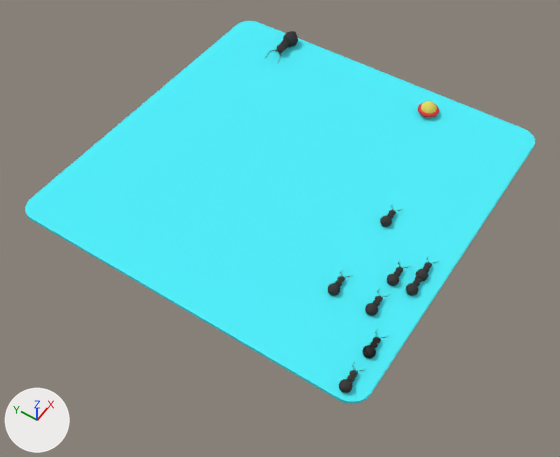
The Blender file ant/project.blend, before and after one commit.
The view is the same before and after, from a 50 mm lens placed at (-14.5, -5.6, 29.2), pointed at (7.0, 8.7, -1.4). Lighting does not change. The marker at lower left points along +X, +Y and +Z.

The older version as bpy lines, for what is in view:
```python
ob_ants1 = bpy.data.objects.new('ants1', me_fire_ant_132)
ob_ants1.location = (1.0, 1.0, 0.0)
ob_ants5 = bpy.data.objects.new('ants5', me_fire_ant_136)
ob_ants5.location = (7.0, 1.0, 0.0)
ob_ants6 = bpy.data.objects.new('ants6', me_fire_ant_137)
ob_ants6.location = (7.0, 2.0, 0.0)
ob_ants7 = bpy.data.objects.new('ants7', me_fire_ant_138)
ob_ants7.location = (8.0, 1.0, 0.0)
ob_ants8 = bpy.data.objects.new('ants8', me_fire_ant_139)
ob_ants8.location = (5.0, 2.0, 0.0)
ob_ants9 = bpy.data.objects.new('ants9', me_fire_ant_140)
ob_ants9.location = (10.0, 4.0, 0.0)
ob_cube = bpy.data.objects.new('Cube', me_cube_001)
ob_cube.location = (10.2, 9.57, -0.29)
ob_cube.scale = (10.0, 10.0, 0.1)
ob_fire_ant = bpy.data.objects.new('Fire_Ant', me_fire_ant)
ob_fire_ant.location = (18.09, 15.99, 0.23)
ob_fire_ant.rotation_mode = 'AXIS_ANGLE'
ob_fire_ant.rotation_axis_angle = (3.142, 0.0, 0.0, 1.0)
ob_fire_ant.scale = (1.61, 1.61, 1.61)
ob_food = bpy.data.objects.new('Food', me_sphere_005)
ob_food.location = (18.0, 6.0, -0.13)
ob_food.scale = (0.483, 0.483, 0.483)
```
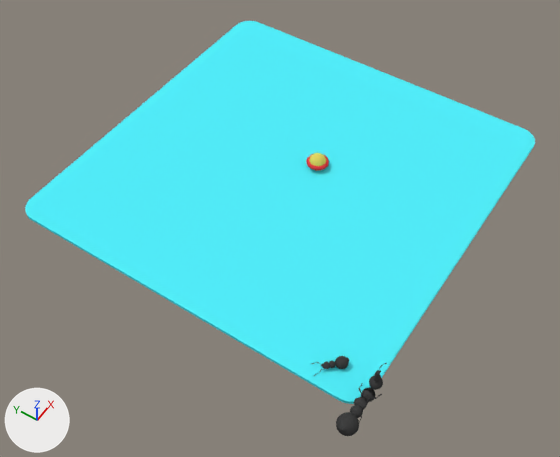
Changed parts and their boxes [x1, y1, x2, y2] in the pictures (560 x 457 px):
'Fire_Ant', moved, turned: before [265, 31, 298, 63]; after [336, 383, 382, 436]
'Food', moved: before [418, 101, 439, 118]; after [306, 153, 329, 171]
'ants3', moved, turned: before [328, 272, 353, 296]; after [312, 356, 349, 376]
'ants1', moved, turned: before [339, 362, 365, 393]; after [369, 363, 387, 390]
'ants4', moved, turned: before [362, 330, 386, 358]; after [349, 387, 375, 423]
'ants8', deleted: before [365, 290, 389, 316]
'ants6', deleted: before [387, 261, 411, 286]
'ants5', deleted: before [406, 275, 430, 296]
'ants7', deleted: before [416, 257, 439, 281]
'ants9', deleted: before [380, 205, 403, 227]
'ants2', moved, turned (not visible before): after [360, 391, 374, 420]

The change in detail:
Object 'Fire_Ant' (ob_fire_ant) moves from (18.09, 15.99, 0.23) to (-0.18, 0.01, 0.23).
In object 'Fire_Ant' (ob_fire_ant), rotation_axis_angle goes from (3.142, 0.0, 0.0, 1.0) to (0.0, 0.0, 1.0, 0.0).
Object 'Food' (ob_food) moves from (18.0, 6.0, -0.13) to (11.0, 9.0, -0.13).
Object 'ants1' (ob_ants1) moves from (1.0, 1.0, 0.0) to (1.0, 0.0, 1.0).
Object 'ants1' (ob_ants1) turns from (0, 0, 0) to (-90, -90, 0) degrees about x, y and z.
Object 'ants2' (ob_ants2) moves from (3.0, 1.0, 0.0) to (0.0, 0.0, 0.0).
Object 'ants2' (ob_ants2) turns from (0, 0, 0) to (0, 0, 180) degrees about x, y and z.
Object 'ants3' (ob_ants3) moves from (5.0, 4.0, 0.0) to (0.88, 2.12, 0.0).
Object 'ants3' (ob_ants3) turns from (0, 0, 0) to (0, 0, 135) degrees about x, y and z.
Object 'ants4' (ob_ants4) moves from (3.0, 1.0, 0.0) to (0.0, 0.0, 0.0).
Object 'ants4' (ob_ants4) turns from (0, 0, 0) to (0, 0, 180) degrees about x, y and z.
Object 'ants5' (ob_ants5) is deleted.
Object 'ants6' (ob_ants6) is deleted.
Object 'ants7' (ob_ants7) is deleted.
Object 'ants8' (ob_ants8) is deleted.
Object 'ants9' (ob_ants9) is deleted.
